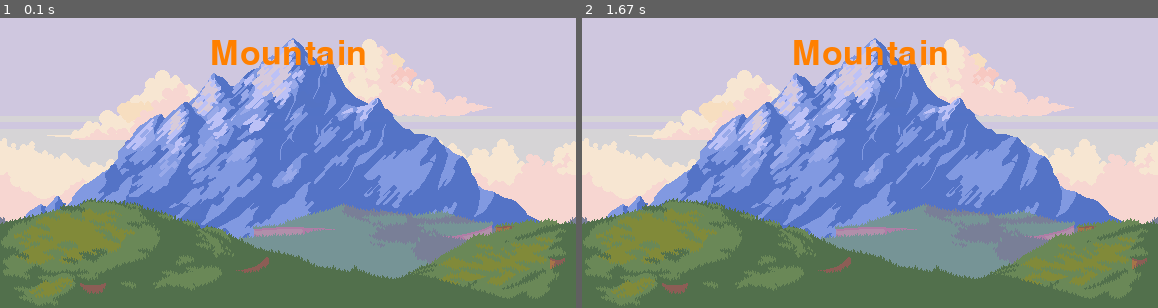
Above: before the commit, frames 1-2 (left to right).
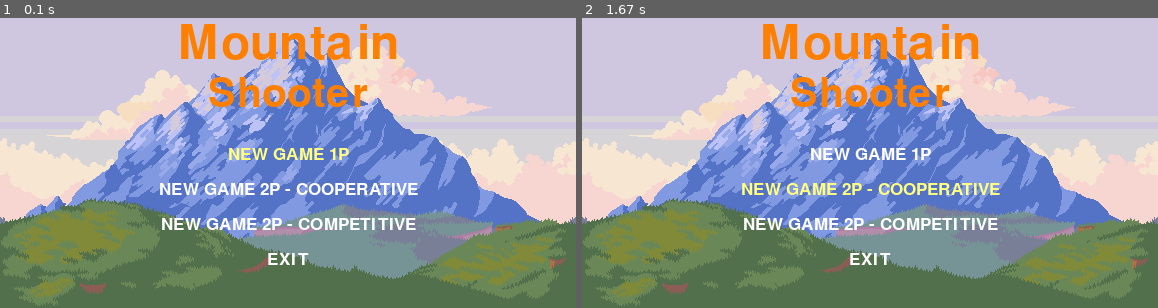
Above: after the commit, the same moments.

Repository: RennanBaccili/PyGameProject
Game: pygame game, started from main.py
The game is run twice, just before and just after one commit, with the same random seed, the same clock (stepped at 60 frames per second) and the same inputs.
Inputs:
- Up to frame 1 (0.1 s): no input
- Up to frame 2 (1.67 s): tap Enter at 0.33 s; hold Down 1.17-1.63 s

The runs differ from the first frame. In frame 1, 6.6% of the frame differs, in the area x 27-73%, y 2-86%; in frame 2, 6.6%.

Commit message:
Menu Pronto

Diff:
--- a/code/Const.py
+++ b/code/Const.py
@@ -1,2 +1,15 @@
+
+# Colors
+COLOR_ORANGE = (255, 128, 0)
+COLOR_WHITE = (255, 255, 255)
+COLOR_YELLOW = (255, 255, 128)
+
+#Menu
+MENU_OPTION = ('NEW GAME 1P',
+               'NEW GAME 2P - COOPERATIVE',
+               'NEW GAME 2P - COMPETITIVE',
+               'EXIT')
+
+# Tamanho
 WIN_W = 576
 WIN_H = 324
--- a/code/Game.py
+++ b/code/Game.py
@@ -2,9 +2,9 @@
 # -*- coding: utf-8 -*-
 import pygame
 
-
+from code.Level import Level
 from code.Menu import Menu
-from code.Const import WIN_H, WIN_W
+from code.Const import WIN_H, WIN_W, MENU_OPTION
 
 
 class Game:
@@ -13,7 +13,11 @@
         self.window = pygame.display.set_mode(size=(WIN_W, WIN_H))
 
     def run(self):
+        while True:
 
-        while True:
             menu = Menu(self.window)
-            menu.run()
+            menu_return = menu.run()
+
+            if menu_return in [MENU_OPTION[0], MENU_OPTION[1],MENU_OPTION[2]]:
+                level = Level(self.window, 'level1', menu_return)
+                level.run()
--- a/code/Level.py
+++ b/code/Level.py
@@ -2,10 +2,10 @@
 #-*- coding: utf-8 -*-
 
 class Level:
-    def __init__(self):
-        self.name = None
-        self.window = None
-        self.entity_list = None
+    def __init__(self, window, name, menu_option):
+        self.name = name
+        self.window = window
+        self.entity_list = menu_option
 
     def run(self, ):
         pass
--- a/code/Menu.py
+++ b/code/Menu.py
@@ -3,27 +3,60 @@
 import pygame.image
 from pygame import Surface, Rect
 from pygame.font import Font
-from code.Const import WIN_W
+from code.Const import WIN_W, COLOR_ORANGE, MENU_OPTION, COLOR_WHITE, COLOR_YELLOW
 
 
 class Menu:
     def __init__(self, window):
+        # inicia a janela e a imagem
         self.window: Surface = window
         self.surf = pygame.image.load('./asset/menu_bg.png')
         self.rect = self.surf.get_rect(left=0, top=0)
 
     def run(self):
-        # inicio o som do menu
+        # som menu
         pygame.mixer_music.load('./asset/menu_song.mp3')
         pygame.mixer_music.play(-1)
         pygame.mixer_music.set_volume(0.15)
 
-        # imagem do menu
+        # variable de escopo
+        menu_option = 0
+
         while True:
+            # Menu itens
             self.window.blit(source=self.surf, dest=self.rect)
-            self.menu_text(50, "Mountain", (255, 128, 0), ((WIN_W / 2), 70))
+            self.menu_text(70, "Mountain", COLOR_ORANGE, ((WIN_W / 2), 60))
+            self.menu_text(60, "Shooter", COLOR_ORANGE, ((WIN_W / 2), 110))
+            for i in range(len(MENU_OPTION)):
+                if menu_option == i:
+                    self.menu_text(25, MENU_OPTION[i], COLOR_YELLOW, ((WIN_W / 2), 170 + 35 * i))
+                else:
+                    self.menu_text(25, MENU_OPTION[i], COLOR_WHITE, ((WIN_W / 2), 170 + 35 * i))
             pygame.display.flip()
 
+            # Eventos de tela
+            for event in pygame.event.get():
+
+                if event.type == pygame.KEYDOWN:
+                    #Movimento de seleção de item
+                    if event.key == pygame.K_DOWN and menu_option < len(MENU_OPTION):
+                        menu_option += 1
+                    if event.key == pygame.K_UP and menu_option > 0:
+                        menu_option -= 1
+
+                    # Eventos Kit
+                    if event.key == pygame.K_RETURN and menu_option == 3:
+                        pygame.quit()
+                        quit()
+                    if event.type == pygame.QUIT:
+                        pygame.quit()
+                        quit()
+                    if event.key == pygame.K_RETURN:
+                        return MENU_OPTION[menu_option]
+
+            pass
+
+    # menu_text, função para criar imagens a partir de texto
     def menu_text(self,
                   text_size: int,
                   text: str,
